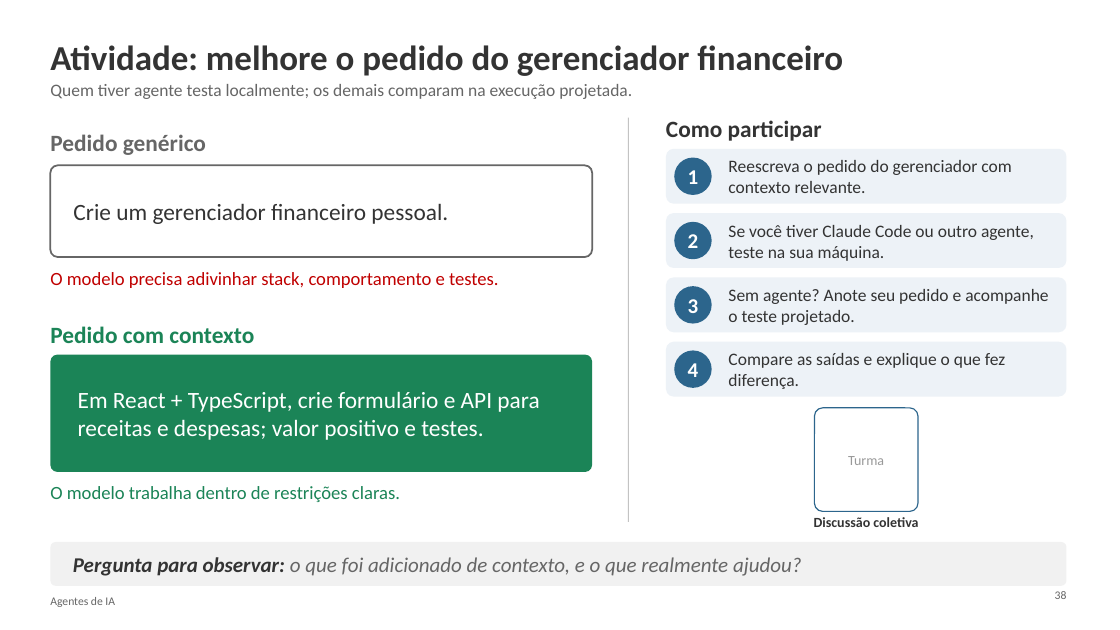
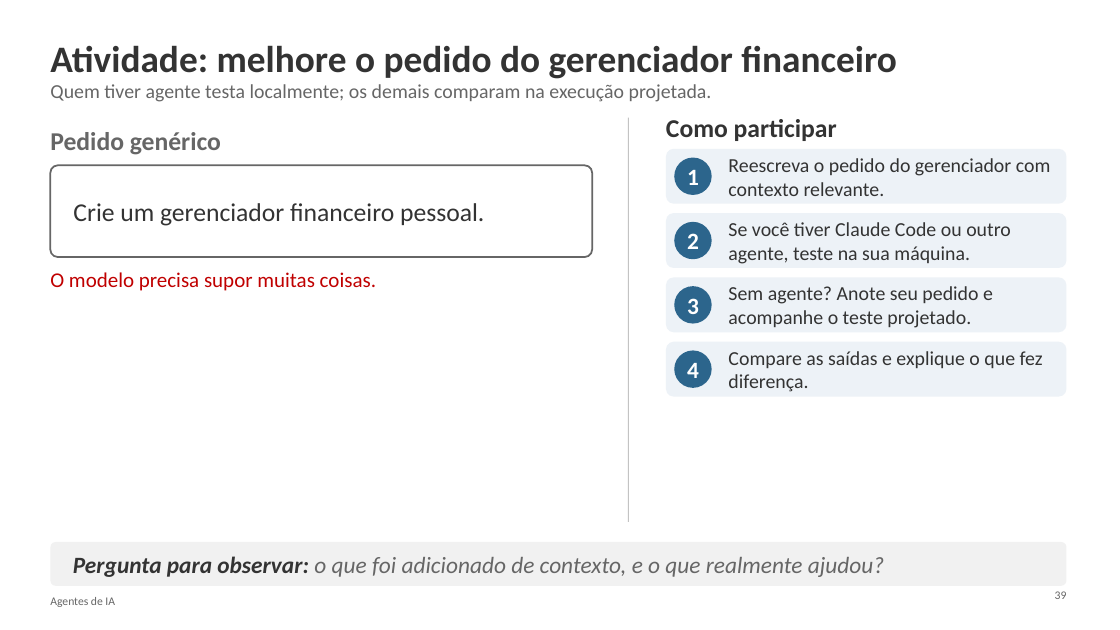
Before and after one commit to thiagoosiqueiraa/univas-minicurso-ia, a slide deck: slide 39 of apresentacao.pptx (slide 38 before the commit). Drawn at 1120x630 pixels with LibreOffice and Linux fonts; fonts in the diff are those of the drawing; background and template pictures are left out. Boxes give left, top, right and bottom in pixels: in the first picture for what was removed or moved away, otherwise in the second. Text is boxed around its words. In the diff, an @@ line names an element or a change of style, - is before the commit and + after.

```diff
--- a/apresentacao.pptx
+++ b/apresentacao.pptx
@@ title "Atividade: melhore o pedido do ..." at (50,45,897,79): size 30 to 32 pt @@
@@ size 20 to 22 pt in 3 elements at (50,132,221,155), (50,166,592,257), (666,119,837,141) @@
@@ text at (50,272,376,291): text changed; size 16 to 18 pt @@
-O modelo precisa adivinhar stack, comportamento e testes.
+O modelo precisa supor muitas coisas.
@@ text removed at (50,326,254,343) @@
-Pedido com contexto
@@ rounded rectangle removed at (50,355,592,472) @@
-Em React + TypeScript, crie formulário e API para receitas e despesas; valor positivo e testes.
@@ size 15 to 17 pt in 5 elements at (50,84,712,102), (728,158,1051,196), (728,222,1011,264), (728,286,993,328), (728,351,1043,392) @@
@@ rounded rectangle removed at (815,408,918,512) @@
-Turma
@@ text removed at (50,486,400,502) @@
-O modelo trabalha dentro de restrições claras.
@@ text removed at (814,517,918,527) @@
-Discussão coletiva
@@ rounded rectangle "Pergunta para observar: o que ..." at (50,542,1067,586): size 18 to 20 pt @@
@@ page number at (1055,591,1067,599): text changed @@
-38
+39
```
Also in this commit, not shown: 65 other slides changed, 2 slides added.
